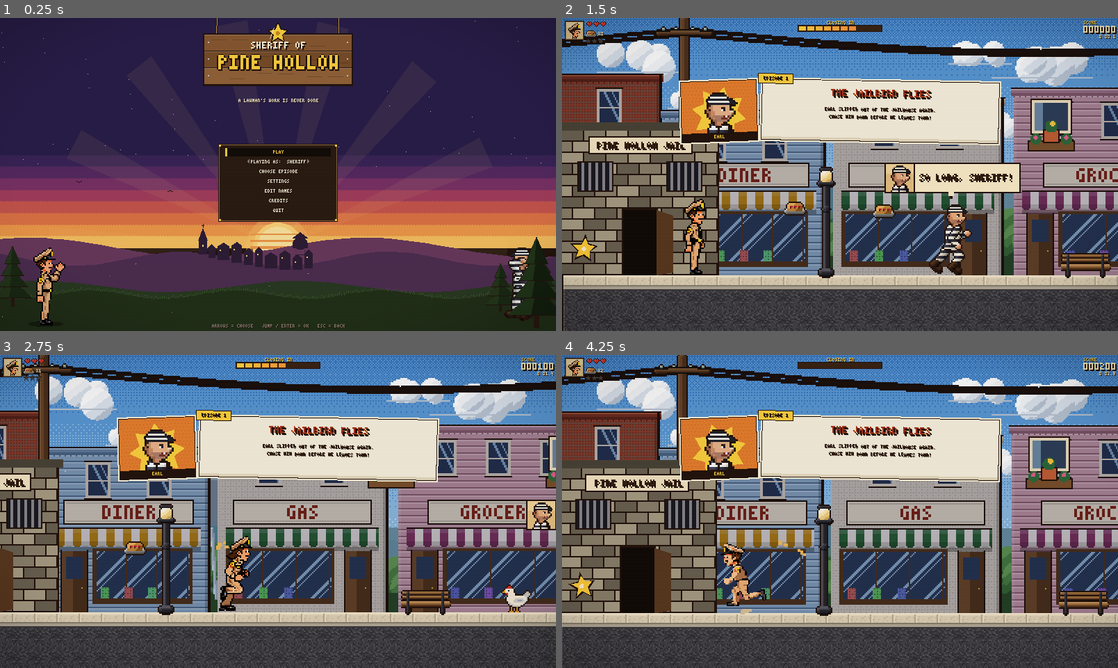
Above: before the commit, frames 1-4 (two rows, left to right).
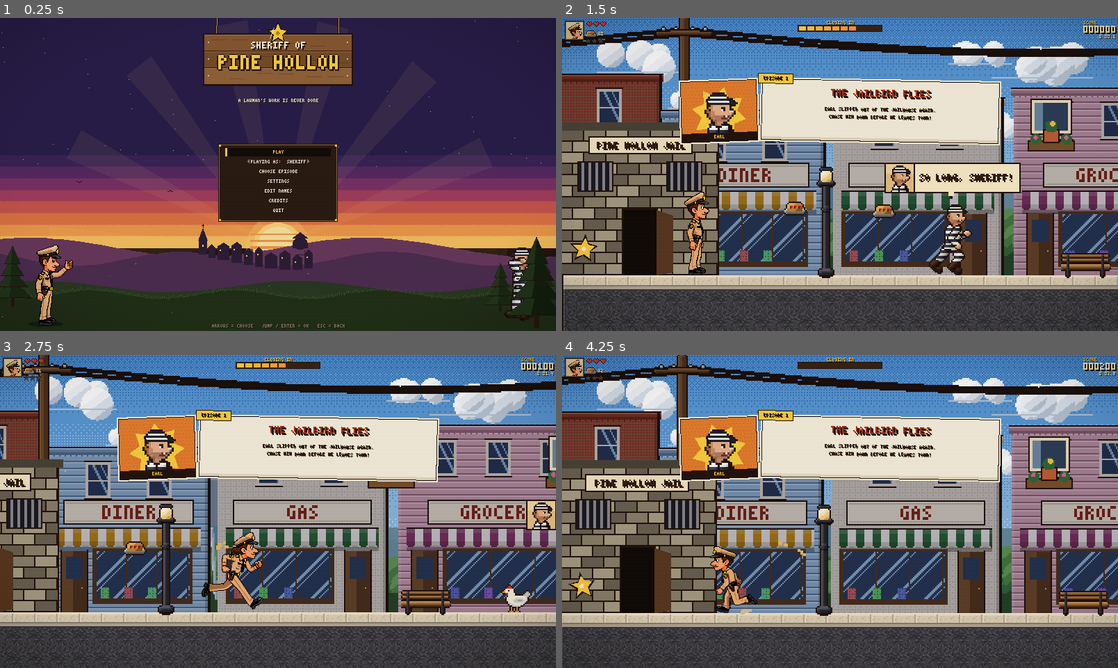
Above: after the commit, the same moments.

Repository: jyatesmike/sheriff-of-pine-hollow
Game: Godot game, scene res://scenes/ui/title.tscn
Two runs of this game, one before a commit and one after it. Both use one fixed random seed, a clock stepped at 60 frames per second and the inputs below.
Inputs (mouse positions are in pixels of both pictures, inside the frame that each line leads up to):
- Up to frame 1 (0.25 s): no input
- Up to frame 2 (1.5 s): tap Enter (ui_accept) at 0.5 s; move the mouse to (962, 158) at 0.52 s; hold Right (right) 0.53-1.25 s; tap Shift (action) at 0.6 s; click (962, 158) at 0.67 s; tap Space (jump) at 0.77, 1.07 s; tap E (lasso) at 0.8 s; drag from (728, 190) to (812, 237) at 1.27 s
- Up to frame 3 (2.75 s): move the mouse to (333, 442) at 2.02 s; hold Right (right) from 2.03 s (still down); hold F (throw) from 2.03 s (still down); tap Shift (action) at 2.3 s
- Up to frame 4 (4.25 s): release Right (right) at 2.75 s; release F (throw) at 2.75 s; drag from (812, 574) to (673, 464) at 2.77 s; move the mouse to (1006, 558) at 3.52 s; hold Left (left) from 3.53 s (still down); hold F (throw) from 3.53 s (still down); tap E (lasso) at 3.6 s; tap Space (jump) at 3.77, 4.07 s

The runs differ from the first frame. In frame 1, 0.7% of the frame differs, in the area x 6-14%, y 72-98%; in frame 2, 0.7%; in frame 3, 1.1%, in the area x 1-48%, y 1-82%; in frame 4, 1.1%.

Commit message:
Double-resolution Sheriff from PixelLab; lasso animation; 8-frame climb
- art/sprites/sheriff@2x.png (96x128 frames) built from the PixelLab export
  in art/source/pixellab/sheriff@2x/ by its build.sh. Smeared PixelLab frames
  (slide 3-4, punch 4, cheer 8) are left out.
- New 'lasso' row (Sheriff only): the twirl-and-throw plays as the rope goes
  out. Characters without it behave as before.
- Sheriff's climb is 8 frames at 16 fps (same cycle, smoother). The normal
  sheet is rebuilt from the existing GIFs with an 8-frame climb, and its
  lasso row uses the throw (no lasso art at that size).
- tools/pixellab_gifs.py: reads PixelLab PNG-frame folders; rows from
  data/sprites.json; --pin-feet (jump/slide frames sit on their feet) and
  --anchor=body (line up by the body, not the canvas). Old build unchanged
  (rebuild is pixel-identical apart from the new rows).
- art/source/.gdignore: Godot no longer imports source art into the game.

Co-Authored-By: Claude Opus 5.5 <noreply@anthropic.com>
Claude-Session: https://claude.ai/code/session_015AYGXwmbFgCjSp7CnRGseD

Diff:
--- a/data/sprites.json
+++ b/data/sprites.json
@@ -1356,8 +1356,8 @@
 					"name": "fumble"
 				},
 				{
-					"fps": 8,
-					"frames": 4,
+					"fps": 16,
+					"frames": 8,
 					"loop": true,
 					"name": "climb"
 				},
@@ -1366,6 +1366,12 @@
 					"frames": 1,
 					"loop": true,
 					"name": "climb_idle"
+				},
+				{
+					"fps": 18,
+					"frames": 8,
+					"loop": false,
+					"name": "lasso"
 				}
 			],
 			"frame": [
--- a/scripts/actors/player.gd
+++ b/scripts/actors/player.gd
@@ -72,6 +72,7 @@
 var won := false
 var idle_t := 0             # frames standing still (for the tip-hat taunt)
 var throw_t := 0            # frames left in the throw animation
+var lasso_anim_t := 0       # frames left in the lasso-throw animation (sheets that have one)
 var rocks := 0              # rocks carried (Rock Creek)
 var can_throw := false
 var stand_h := 50.0         # standing hitbox height (Earl is shorter)
@@ -150,6 +151,12 @@
 			return
 	if lasso and input_enabled and hurt_t == 0 and not sliding and Input.is_action_just_pressed("lasso"):
 		lasso.fire()
+		# a character with a "lasso" animation plays it as the rope goes out
+		if visual.sprite_frames.has_animation("lasso"):
+			var sf: SpriteFrames = visual.sprite_frames
+			lasso_anim_t = ceili(sf.get_frame_count("lasso") / sf.get_animation_speed("lasso") * 60.0)
+			visual.play("lasso")     # from its first frame, even if it's already showing
+	lasso_anim_t = maxi(lasso_anim_t - 1, 0)
 
 	throw_t = maxi(throw_t - 1, 0)
 	if can_throw and input_enabled and hurt_t == 0 and not sliding and Input.is_action_just_pressed("throw"):
@@ -435,6 +442,8 @@
 		anim = "hurt"
 	elif throw_t > 0:
 		anim = "throw"
+	elif lasso_anim_t > 0:
+		anim = "lasso"
 	elif sliding:
 		anim = "slide"
 	elif not on_floor:
Not shown, added: art/source/.gdignore
Binary file changed: art/sprites/sheriff.png
Binary file added: art/sprites/sheriff@2x.png
Not shown, added: art/sprites/sheriff@2x.png.import
Not shown, changed: art/source/pixellab/sheriff/build.sh
Not shown, added: art/source/pixellab/sheriff@2x/build.sh
